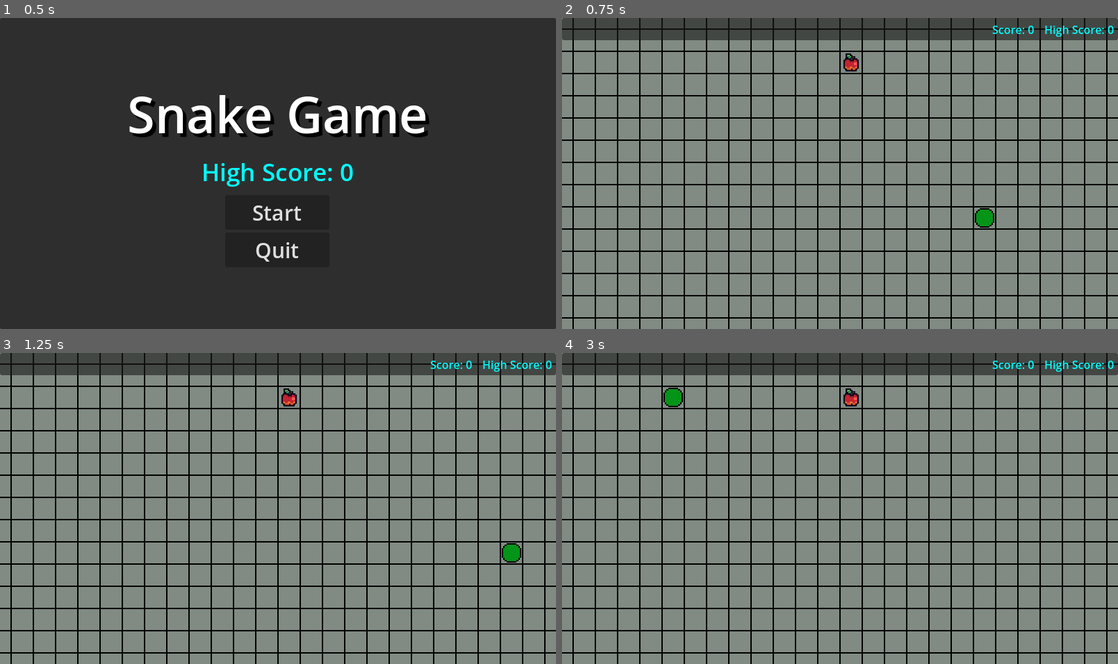
Above: before the commit, frames 1-4 (two rows, left to right).
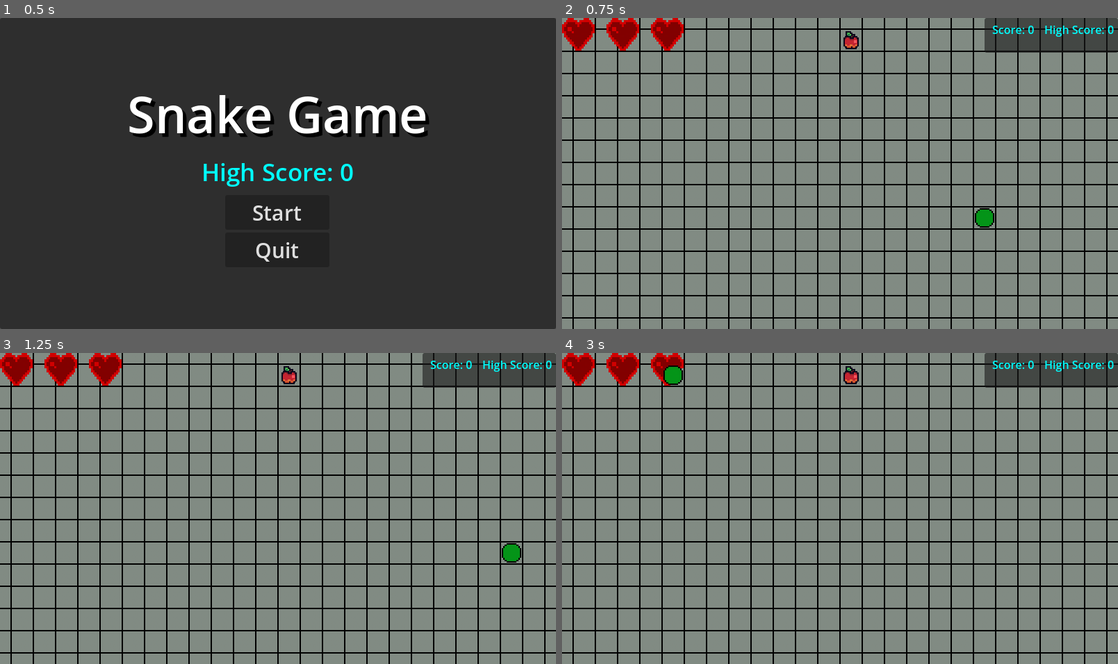
Above: after the commit, the same moments.

Repository: vii-abdullatif/The-Choice
Game: Godot game, scene res://snake_game/menus/start_screen.tscn
Same seed, same stepped clock (60 frames per second), same inputs: the game is played once before the commit and once after it.
Inputs (mouse positions are in pixels of both pictures, inside the frame that each line leads up to):
- Up to frame 1 (0.5 s): no input
- Up to frame 2 (0.75 s): click "Start" at 0.5 s
- Up to frame 3 (1.25 s): no input
- Up to frame 4 (3 s): tap Enter at 1.25 s; move the mouse to (962, 492) at 1.27 s; hold Right (ui_right) 1.28-2.03 s; tap Alt at 1.35, 2.85 s; click (962, 492) at 1.42 s; move the mouse to (728, 524) at 2.02 s; hold Down (ui_down) 2.03-2.78 s; tap Shift at 2.1 s; move the mouse to (895, 440) at 2.77 s; hold Right (ui_right) from 2.78 s (still down)

Frame 1 is identical in both runs. In frame 2, 6.2% of the frame differs, in the area x 0-100%, y 0-18%; in frame 3, 6.2%; in frame 4, 6.4%.

Commit message:
Added 3 lives

Diff:
--- a/snake_game/autoloads/global.gd
+++ b/snake_game/autoloads/global.gd
@@ -3,6 +3,7 @@
 const grid_size : int = 32
 
 var save_data:SaveData
+var lives = 3
 
 func _ready():
 	save_data = SaveData.load_or_create()
--- a/snake_game/gameplay/game_play.gd
+++ b/snake_game/gameplay/game_play.gd
@@ -75,7 +75,8 @@
 	snake_parts.push_back(tail)
 
 func _on_tail_collided():
-	if not gameover_menu:
+	Global.lives -= 1
+	if Global.lives == 0:
 		gameover_menu = gameover_scene.instantiate() as GameOver
 		add_child(gameover_menu)
 		gameover_menu.set_score(score)
--- a/snake_game/gameplay/game_play.tscn
+++ b/snake_game/gameplay/game_play.tscn
@@ -6,6 +6,7 @@
 [ext_resource type="Texture2D" uid="uid://b5jcwkyog70e3" path="res://snake_game/gameplay/sprites/grid2.png" id="3_n1vq2"]
 [ext_resource type="PackedScene" uid="uid://41bc3ob3puv" path="res://snake_game/menus/hud.tscn" id="6_ciaw7"]
 [ext_resource type="Script" uid="uid://tsryaew8r473" path="res://snake_game/gameplay/spawner.gd" id="6_g4e3g"]
+[ext_resource type="PackedScene" uid="uid://b8idjtwrsp6kr" path="res://snake_game/gameplay/lives.tscn" id="7_ciaw7"]
 
 [sub_resource type="TileSetAtlasSource" id="TileSetAtlasSource_n1vq2"]
 texture = ExtResource("3_n1vq2")
@@ -17,6 +18,7 @@
 sources/0 = SubResource("TileSetAtlasSource_n1vq2")
 
 [node name="GamePlay" type="Node2D" unique_id=55846490]
+y_sort_enabled = true
 script = ExtResource("1_kmh1p")
 
 [node name="TileMapLayer" type="TileMapLayer" parent="." unique_id=1644076661]
@@ -34,7 +36,6 @@
 
 [node name="UpperLeft" type="Marker2D" parent="Bounds" unique_id=2009078560]
 unique_name_in_owner = true
-position = Vector2(0, 32)
 
 [node name="LowerRight" type="Marker2D" parent="Bounds" unique_id=1856523845]
 unique_name_in_owner = true
@@ -45,3 +46,5 @@
 bounds = NodePath("../Bounds")
 
 [node name="HUD" parent="." unique_id=1325563464 instance=ExtResource("6_ciaw7")]
+
+[node name="Lives" parent="." unique_id=1425937402 instance=ExtResource("7_ciaw7")]
--- /dev/null
+++ b/snake_game/gameplay/lives.gd
@@ -0,0 +1,13 @@
+extends Node2D
+
+
+func _ready() -> void:
+	Global.lives = 3
+
+func _physics_process(delta):
+	if Global.lives == 2:
+		$Life3.hide()
+	elif Global.lives == 1:
+		$Life2.hide()
+	elif Global.lives == 0:
+		$Life1.hide()
--- /dev/null
+++ b/snake_game/gameplay/lives.tscn
@@ -0,0 +1,26 @@
+[gd_scene format=3 uid="uid://b8idjtwrsp6kr"]
+
+[ext_resource type="Script" uid="uid://dap8v2dtrrf7w" path="res://snake_game/gameplay/lives.gd" id="1_3ndfw"]
+[ext_resource type="Texture2D" uid="uid://xqfoa7g0a23y" path="res://snake_game/gameplay/sprites/life1.png" id="1_t24ex"]
+
+[sub_resource type="AtlasTexture" id="AtlasTexture_3ndfw"]
+atlas = ExtResource("1_t24ex")
+region = Rect2(4, 8, 17, 15)
+
+[node name="Lives" type="Node2D" unique_id=1425937402]
+script = ExtResource("1_3ndfw")
+
+[node name="Life1" type="Sprite2D" parent="." unique_id=482621174]
+position = Vector2(23.637249, 23.5)
+scale = Vector2(2.780853, 3.1333334)
+texture = SubResource("AtlasTexture_3ndfw")
+
+[node name="Life2" type="Sprite2D" parent="." unique_id=1279148033]
+position = Vector2(87.63725, 23.5)
+scale = Vector2(2.7808535, 3.1333334)
+texture = SubResource("AtlasTexture_3ndfw")
+
+[node name="Life3" type="Sprite2D" parent="." unique_id=872802461]
+position = Vector2(151.63725, 23.5)
+scale = Vector2(2.780853, 3.1333334)
+texture = SubResource("AtlasTexture_3ndfw")
--- a/snake_game/menus/hud.tscn
+++ b/snake_game/menus/hud.tscn
@@ -5,8 +5,20 @@
 [node name="HUD" type="CanvasLayer" unique_id=1325563464]
 script = ExtResource("1_p7ptr")
 
+[node name="Panel2" type="Panel" parent="." unique_id=1133725188]
+custom_minimum_size = Vector2(0, 50)
+anchors_preset = 1
+anchor_left = 1.0
+anchor_right = 1.0
+offset_left = -192.0
+offset_bottom = 40.0
+grow_horizontal = 0
+size_flags_horizontal = 8
+size_flags_vertical = 0
+
 [node name="Panel" type="Panel" parent="." unique_id=296284634]
-custom_minimum_size = Vector2(0, 32)
+self_modulate = Color(1, 1, 1, 0)
+custom_minimum_size = Vector2(0, 50)
 anchors_preset = 10
 anchor_right = 1.0
 grow_horizontal = 2
Not shown, added: snake_game/gameplay/lives.gd.uid
Binary file added: snake_game/gameplay/sprites/life.png
Not shown, added: snake_game/gameplay/sprites/life.png.import
Binary file added: snake_game/gameplay/sprites/life1.png
Not shown, added: snake_game/gameplay/sprites/life1.png.import
